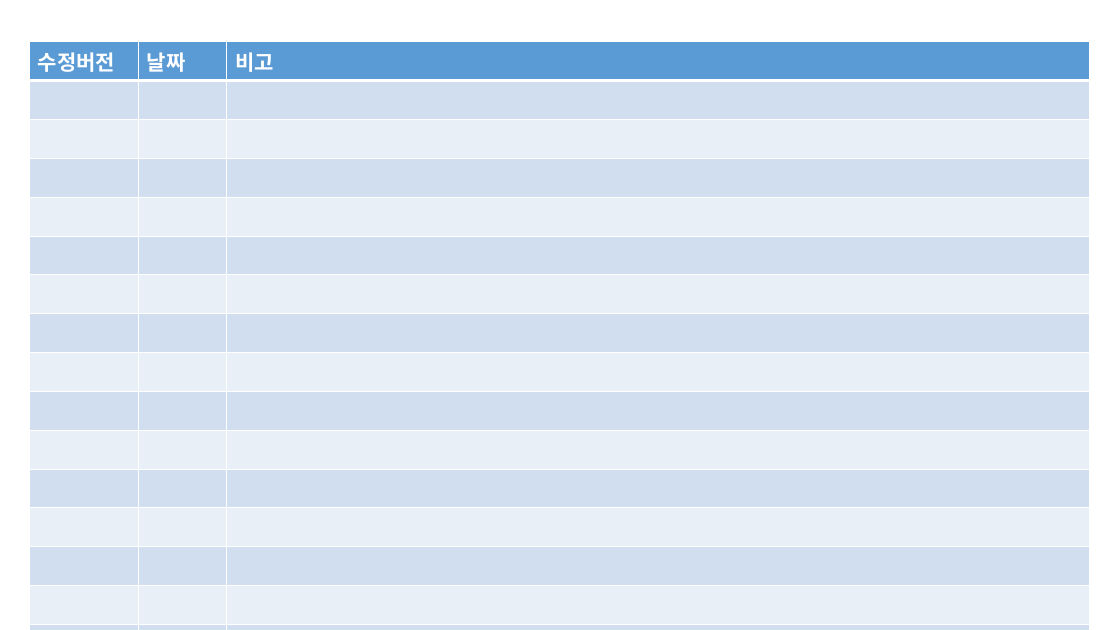
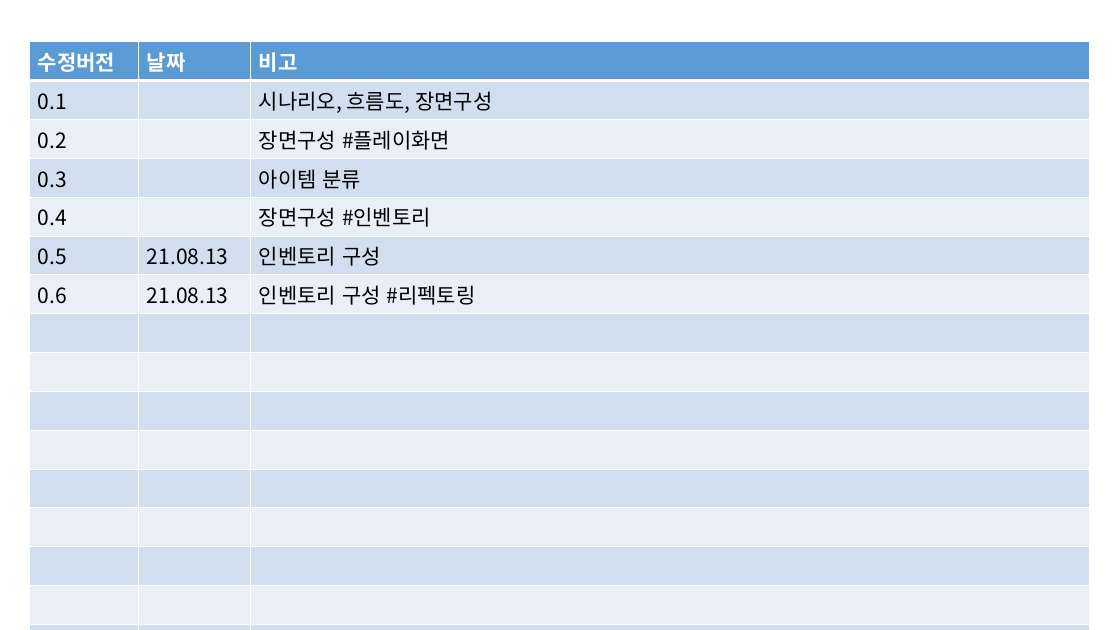
Before and after one commit to ShadowKingdoms/2021.G.D.T.C.-Programing-Designer-, a slide deck: slide 2 of GameUIUXPrograming/Document/여우의 모험.pptx. Drawn at 1120x630 pixels with LibreOffice and Linux fonts; fonts in the diff are those of the drawing. Boxes give left, top, right and bottom in pixels: in the first picture for what was removed or moved away, otherwise in the second. Text is boxed around its words. In the diff, an @@ line names an element or a change of style, - is before the commit and + after.

Commit message:
GUI플레이어 정보 클래스

```diff
--- a/GameUIUXPrograming/Document/여우의 모험.pptx
+++ b/GameUIUXPrograming/Document/여우의 모험.pptx
@@ table at (29,42,1090,613) @@
+row 2: 0.1 |  | 시나리오, 흐름도, 장면구성
+row 3: 0.2 |  | 장면구성 #플레이화면
+row 4: 0.3 |  | 아이템 분류
+row 5: 0.4 |  | 장면구성 #인벤토리
+row 6: 0.5 | 21.08.13 | 인벤토리 구성
+row 7: 0.6 | 21.08.13 | 인벤토리 구성 #리펙토링
-row 12:  |  | 
-row 13:  |  | 
-row 14:  |  | 
-row 15:  |  | 
-row 16:  |  | 
-row 17:  |  | 
```
Also in this commit, not shown: 1 other slide changed, 1 slide added, 12 other files.
